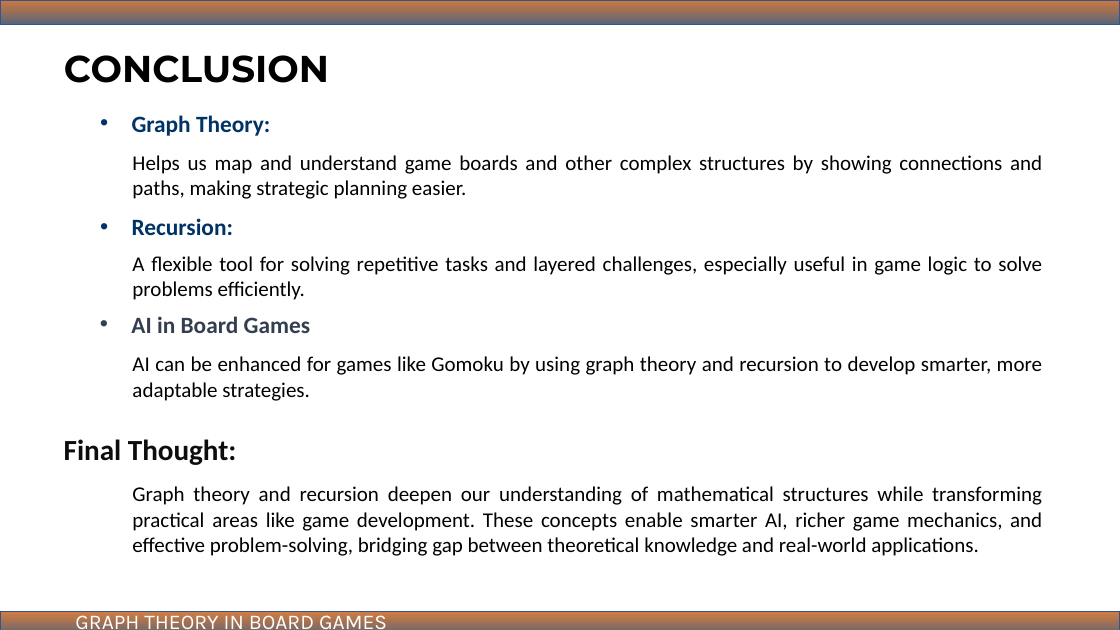
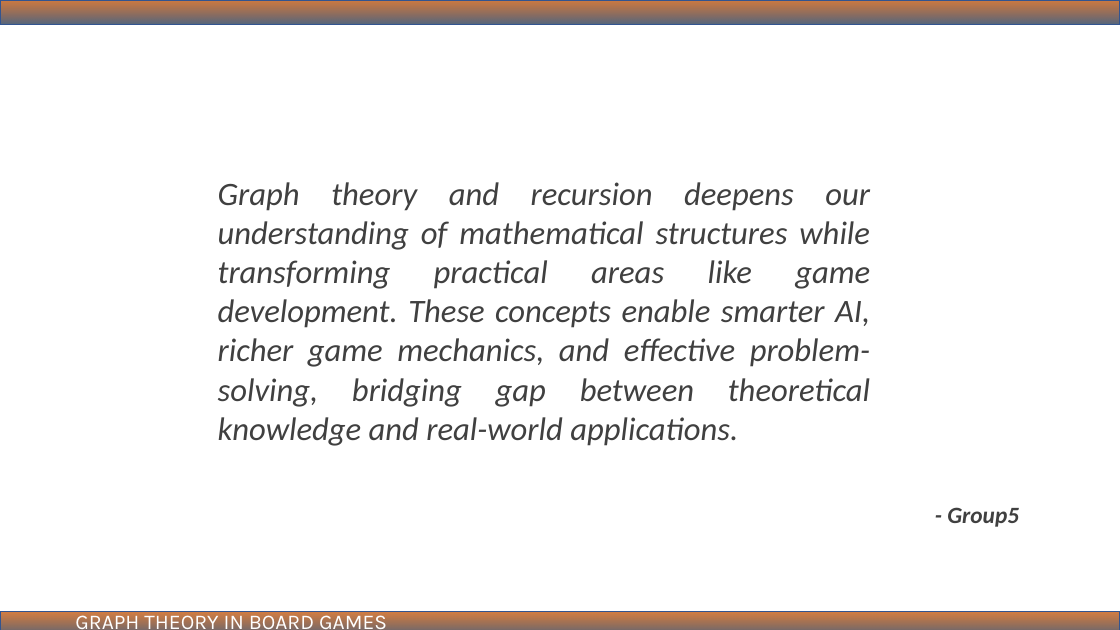
Before and after one commit to ibmbt/group5_graphtheory, a slide deck: slide 21 of group5_graphtheory.pptx (slide 31 before the commit). Drawn at 1120x630 pixels with LibreOffice and Linux fonts; fonts in the diff are those of the drawing. Boxes give left, top, right and bottom in pixels: in the first picture for what was removed or moved away, otherwise in the second. Text is boxed around its words. In the diff, an @@ line names an element or a change of style, - is before the commit and + after.

```diff
--- a/group5_graphtheory.pptx
+++ b/group5_graphtheory.pptx
@@ text removed at (64, 55, 329, 83) @@
-CONCLUSION
@@ text removed at (132, 115, 270, 136) @@
-• Graph Theory:
@@ text removed at (132, 155, 1042, 199) @@
-Helps us map and understand game boards and other complex structures by showing connections and paths, making strategic planning easier.
@@ text at (218, 182, 870, 446): text changed; size 18 to 28 pt; text colour #000000 to #404040; italic on @@
-Graph theory and recursion deepen our understanding of mathematical structures while transforming practical areas like game development. These concepts enable smarter AI, richer game mechanics, and effective problem-solving, bridging gap between theoretical knowledge and real-world applications.
+Graph theory and recursion deepens our understanding of mathematical structures while transforming practical areas like game development. These concepts enable smarter AI, richer game mechanics, and effective problem-solving, bridging gap between theoretical knowledge and real-world applications.
@@ text removed at (132, 218, 233, 235) @@
-• Recursion:
@@ text removed at (132, 256, 1042, 300) @@
-A flexible tool for solving repetitive tasks and layered challenges, especially useful in game logic to solve problems efficiently.
@@ text removed at (131, 316, 310, 333) @@
-• AI in Board Games
@@ text removed at (132, 356, 1042, 401) @@
-AI can be enhanced for games like Gomoku by using graph theory and recursion to develop smarter, more adaptable strategies.
@@ text removed at (64, 439, 237, 465) @@
-Final Thought:
@@ text added at (947, 507, 1019, 527), 20 pt, text #404040, bold, italic @@
+- Group5
```
Also in this commit, not shown: 14 other slides changed, 7 slides added, 17 slides removed, 3 other files.
